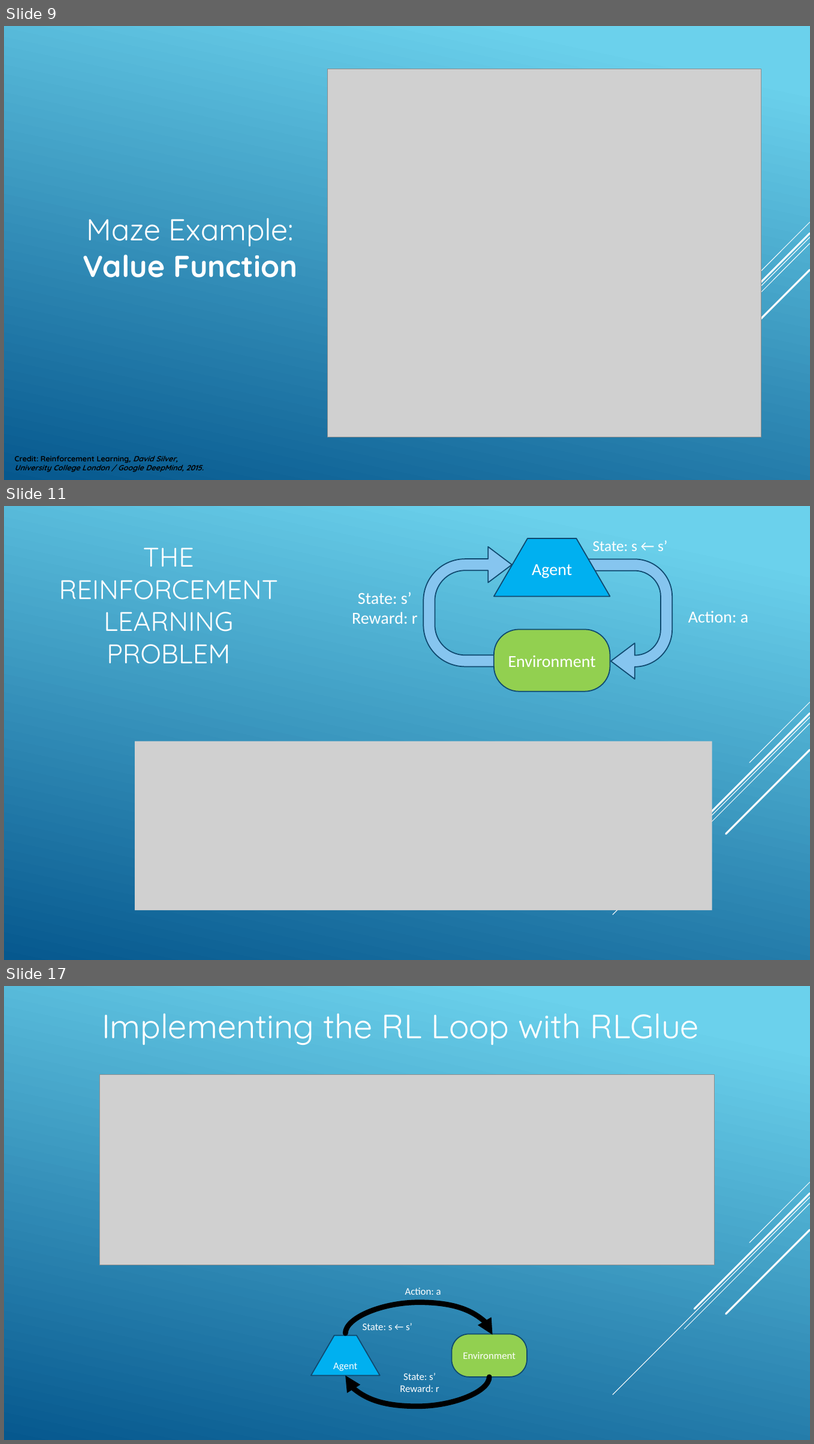
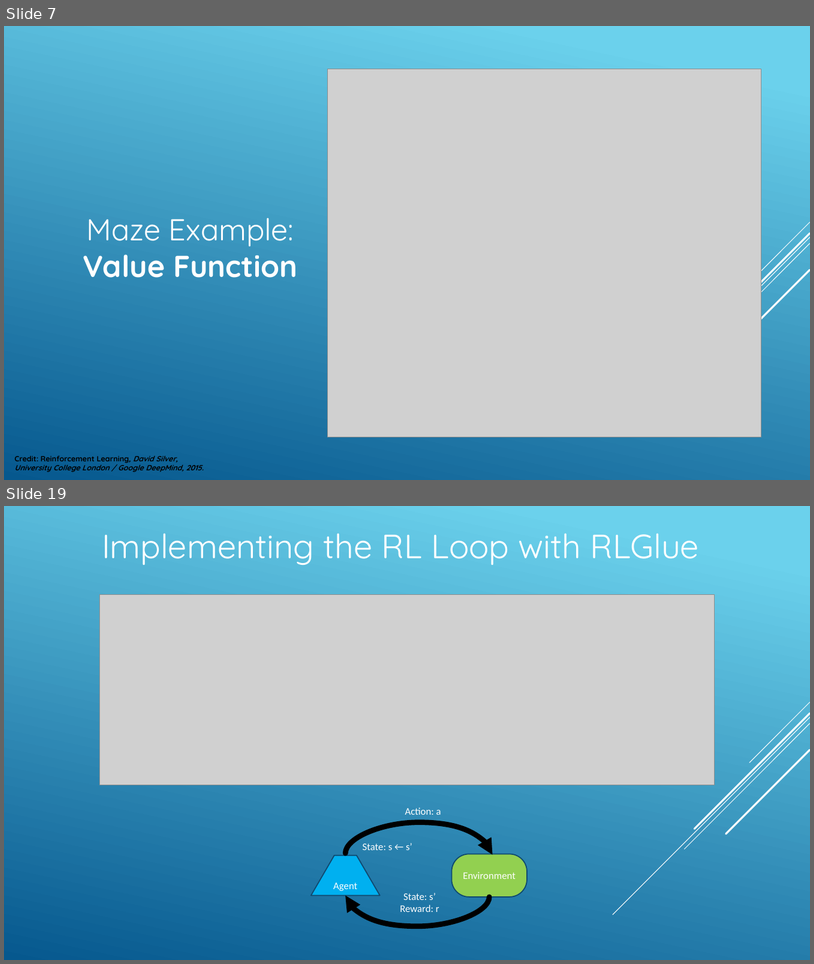
Before and after one commit to seohara1955/Presentations, a slide deck: mw-devs-ml-grp/2020-09-02/simple-rl-glue-app.pptx. Shown one above the other, each under a label of ours: slides 9, 11 and 17 before the commit, slides 7 and 19 after it; the slides between them are not shown. The pictures are 814x1444 and 814x964 pixels, drawn with LibreOffice and Linux fonts; fonts in the diff are those of the drawing; grey boxes stand for pictures. Boxes give left, top, right and bottom in pixels: in the first picture for what was removed or moved away, otherwise in the second. Text is boxed around its words. In the diff, an @@ line names an element or a change of style, - is before the commit and + after.

```diff
--- a/mw-devs-ml-grp/2020-09-02/simple-rl-glue-app.pptx
+++ b/mw-devs-ml-grp/2020-09-02/simple-rl-glue-app.pptx
@@ slide 11 removed at box(4, 506, 810, 960), background gradient #6ED2EB to #06588E; not listed: 5 template elements that a slide beside it also shows @@
@@ text removed at box(593, 540, 668, 551) @@
-State: s ← s’
@@ title removed at box(59, 547, 278, 664) @@
-THE
-REINFORCEMENT LEARNING
-PROBLEM
@@ group removed at box(352, 538, 749, 691): 2 uturn arrows, 2 texts, 1 rounded rectangle, 1 trapezoid @@
-Environment
-Agent
-Action: a
-State: s’
-Reward: r
@@ picture removed at box(135, 741, 713, 910) @@
@@ what was slide 9 is now slide 7 @@
@@ what was slide 17 is now slide 19 @@
```
Also in this commit, not shown: 9 slides changed, 4 slides added, 1 other file.
